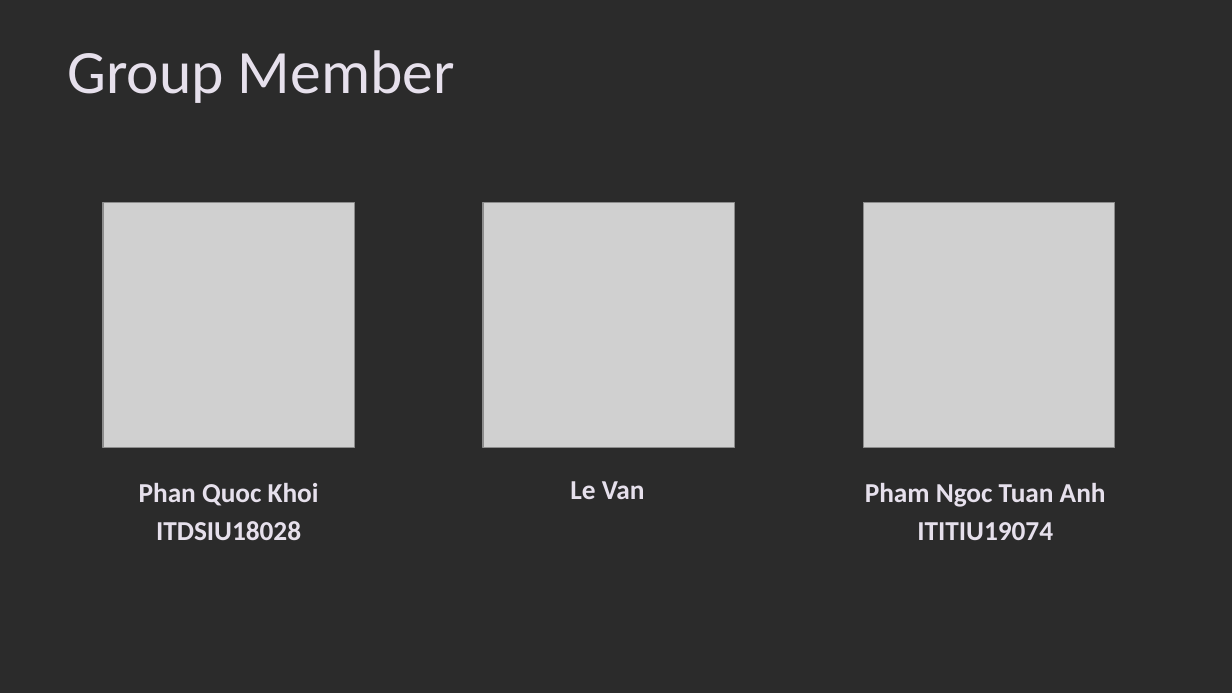
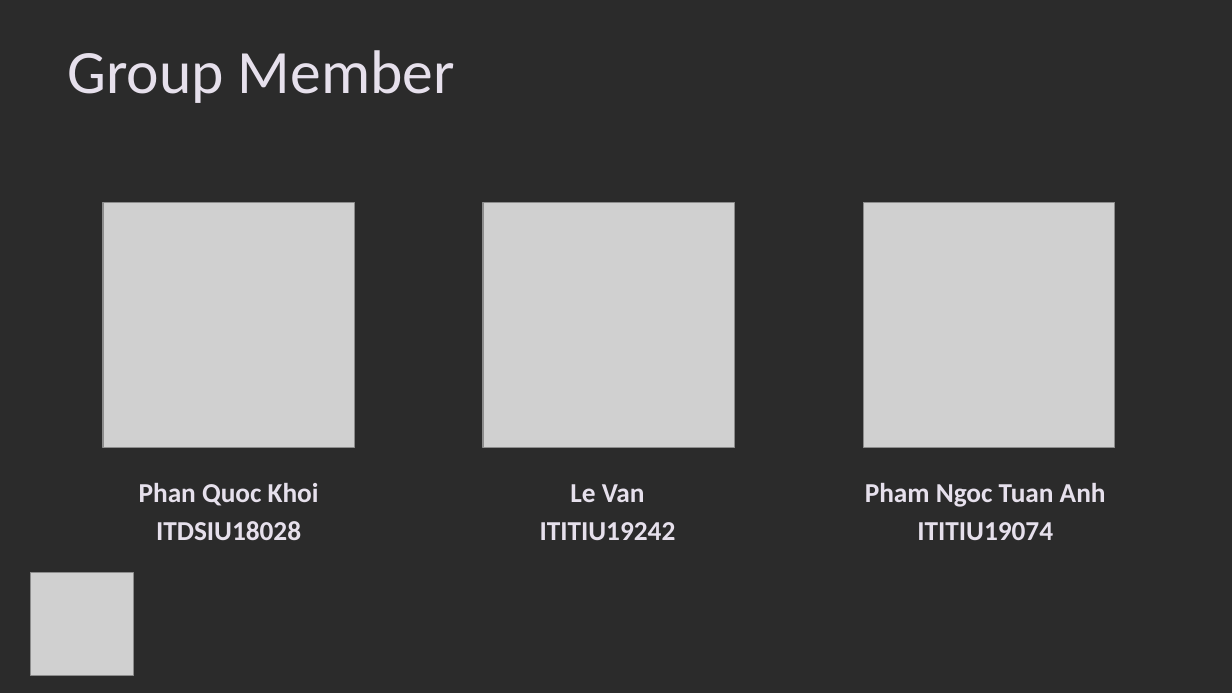
Before and after one commit to pqkgun1708/Tetris, a slide deck: slide 2 of Presentation.pptx. Drawn at 1232x693 pixels with LibreOffice and Linux fonts; fonts in the diff are those of the drawing; grey boxes stand for pictures; background and template pictures are left out; a plain dark background stands for a picture behind light text. Boxes give left, top, right and bottom in pixels: in the first picture for what was removed or moved away, otherwise in the second. Text is boxed around its words. In the diff, an @@ line names an element or a change of style, - is before the commit and + after.

```diff
--- a/Presentation.pptx
+++ b/Presentation.pptx
@@ text at (540,522,676,540): paragraph added @@
+ITITIU19242
@@ picture added at (31,573,134,676) @@
```
Also in this commit, not shown: 10 other slides changed, 1 slide added.
